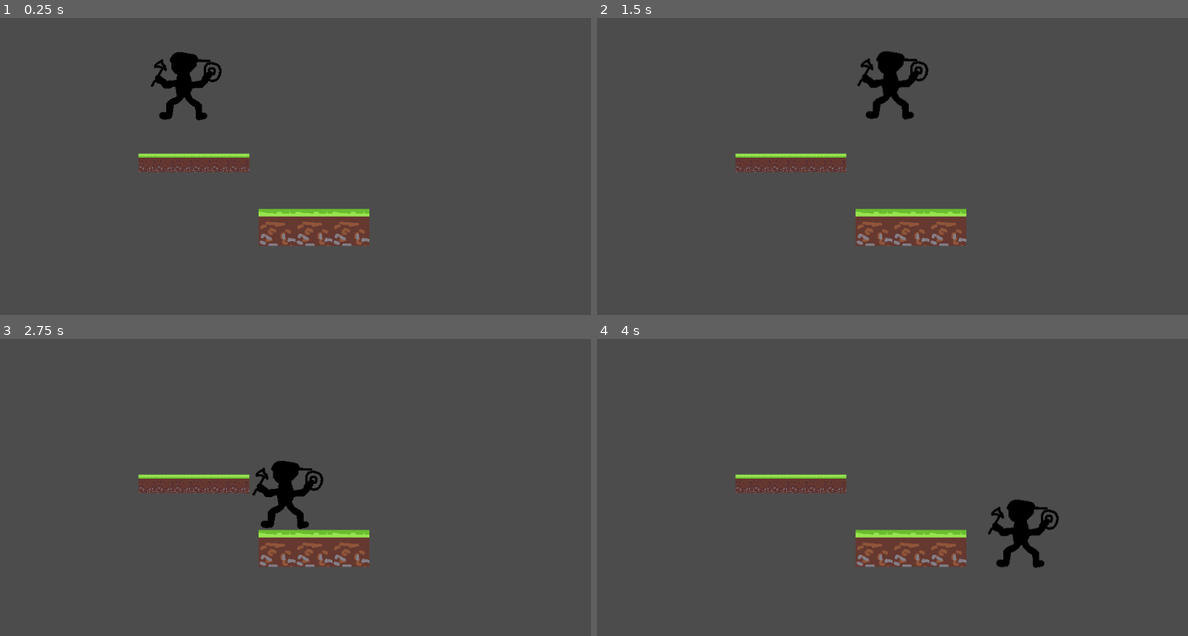
Above: before the commit, frames 1-4 (two rows, left to right).
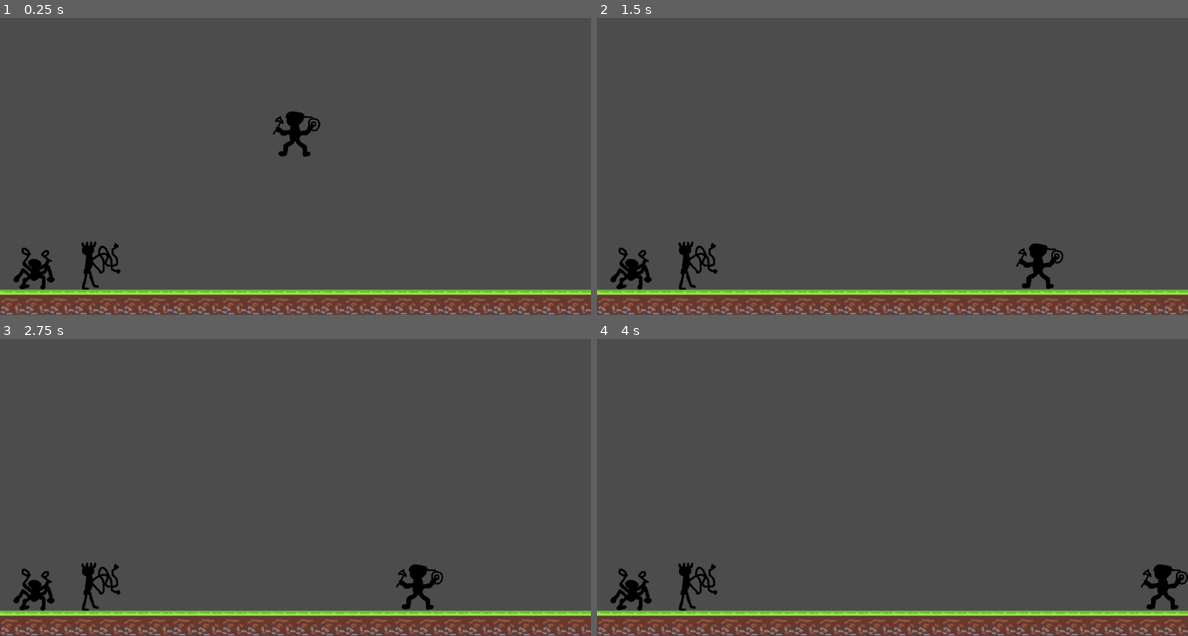
Above: after the commit, the same moments.

Repository: judo347/Project-GatheringPlatform
Game: Godot game, scene res://gamefiles/scenes/World.tscn
The game is run twice, just before and just after one commit, with the same random seed, the same clock (stepped at 60 frames per second) and the same inputs.
Inputs:
- Up to frame 1 (0.25 s): no input
- Up to frame 2 (1.5 s): hold Right (ui_right) from 0.53 s (still down); tap Z (ui_action, bound only after the commit) at 0.6, 1.35 s; tap Up (ui_up) at 0.77 s
- Up to frame 3 (2.75 s): tap Up (ui_up) at 1.52 s; release Right (ui_right) at 2.03 s; hold Left (ui_left) from 2.03 s (still down); tap Z (ui_action, bound only after the commit) at 2.1 s
- Up to frame 4 (4 s): release Left (ui_left) at 2.78 s; hold Right (ui_right) from 2.78 s (still down); tap Z (ui_action, bound only after the commit) at 2.85, 3.6 s; tap Up (ui_up) at 3.02, 3.77 s

The runs differ from the first frame. In frame 1, 14% of the frame differs, in the area x 0-100%, y 11-100%; in frame 2, 14%; in frame 3, 14%; in frame 4, 14%.

Commit message:
Basic character selection is done.

Diff:
--- a/Project-Gathering Platform/gamefiles/scenes/World.tscn
+++ b/Project-Gathering Platform/gamefiles/scenes/World.tscn
@@ -1,24 +1,40 @@
-[gd_scene load_steps=8 format=2]
+[gd_scene load_steps=12 format=2]
 
 [ext_resource path="res://gamefiles/scripts/playerKinematicBody.gd" type="Script" id=1]
 [ext_resource path="res://resources/01/Character001.png" type="Texture" id=2]
-[ext_resource path="res://resources/01/Tile001.png" type="Texture" id=3]
-[ext_resource path="res://resources/01/Tile002.png" type="Texture" id=4]
+[ext_resource path="res://resources/01/Tile002.png" type="Texture" id=3]
+[ext_resource path="res://gamefiles/scripts/CharacterSelectionManager.gd" type="Script" id=4]
+[ext_resource path="res://resources/01/Character002.png" type="Texture" id=5]
+[ext_resource path="res://resources/01/Character003.png" type="Texture" id=6]
 
 [sub_resource type="RectangleShape2D" id=2]
 extents = Vector2( 4, 4 )
 
-[sub_resource type="RectangleShape2D" id=1]
-extents = Vector2( 96, 16 )
-
-[sub_resource type="RectangleShape2D" id=3]
-extents = Vector2( 96, 32 )
+[sub_resource type="RectangleShape2D" id=5]
+extents = Vector2( 832, 32 )
+
+[sub_resource type="RectangleShape2D" id=4]
+extents = Vector2( 32, 448 )
+
+[sub_resource type="RectangleShape2D" id=6]
+extents = Vector2( 768, 32 )
+
+[sub_resource type="RectangleShape2D" id=7]
+extents = Vector2( 32, 32 )
 
 [node name="World" type="Node"]
 
+[node name="Camera2D" type="Camera2D" parent="."]
+current = true
+zoom = Vector2( 1.5, 1.5 )
+
 [node name="Player" type="KinematicBody2D" parent="."]
-position = Vector2( 320, 160 )
+editor/display_folded = true
+position = Vector2( 0, -64 )
 script = ExtResource( 1 )
+__meta__ = {
+"_edit_group_": true
+}
 
 [node name="Sprite" type="Sprite" parent="Player"]
 texture = ExtResource( 2 )
@@ -27,57 +43,190 @@
 scale = Vector2( 16, 16 )
 shape = SubResource( 2 )
 
-[node name="Wall32x32" type="StaticBody2D" parent="."]
-position = Vector2( 320, 352 )
-__meta__ = {
-"_edit_group_": true
-}
-
-[node name="Sprite" type="Sprite" parent="Wall32x32"]
-position = Vector2( 0, -16 )
-texture = ExtResource( 3 )
-
-[node name="Sprite2" type="Sprite" parent="Wall32x32"]
-position = Vector2( 96, -16 )
-texture = ExtResource( 3 )
-
-[node name="Sprite3" type="Sprite" parent="Wall32x32"]
-position = Vector2( 64, -16 )
-texture = ExtResource( 3 )
-
-[node name="Sprite4" type="Sprite" parent="Wall32x32"]
-position = Vector2( -64, -16 )
-texture = ExtResource( 3 )
-
-[node name="Sprite5" type="Sprite" parent="Wall32x32"]
-position = Vector2( -32, -16 )
-texture = ExtResource( 3 )
-
-[node name="Sprite6" type="Sprite" parent="Wall32x32"]
-position = Vector2( 32, -16 )
-texture = ExtResource( 3 )
-
-[node name="CollisionShape2D" type="CollisionShape2D" parent="Wall32x32"]
-position = Vector2( 16, -16 )
-shape = SubResource( 1 )
-
-[node name="Wall64x64" type="StaticBody2D" parent="."]
-position = Vector2( 480, 448 )
-__meta__ = {
-"_edit_group_": true
-}
-
-[node name="Sprite" type="Sprite" parent="Wall64x64"]
-texture = ExtResource( 4 )
-
-[node name="Sprite2" type="Sprite" parent="Wall64x64"]
-position = Vector2( 64, 0 )
-texture = ExtResource( 4 )
-
-[node name="Sprite3" type="Sprite" parent="Wall64x64"]
-position = Vector2( 128, 0 )
-texture = ExtResource( 4 )
-
-[node name="CollisionShape2D" type="CollisionShape2D" parent="Wall64x64"]
-position = Vector2( 64, 0 )
-shape = SubResource( 3 )
+[node name="OutOfBounds" type="Node2D" parent="."]
+editor/display_folded = true
+
+[node name="StaticBody2D" type="StaticBody2D" parent="OutOfBounds"]
+
+[node name="Bottom" type="CollisionShape2D" parent="OutOfBounds/StaticBody2D"]
+position = Vector2( 0, 480 )
+shape = SubResource( 5 )
+
+[node name="Left" type="CollisionShape2D" parent="OutOfBounds/StaticBody2D"]
+position = Vector2( -800, 0 )
+shape = SubResource( 4 )
+
+[node name="Right" type="CollisionShape2D" parent="OutOfBounds/StaticBody2D"]
+position = Vector2( 800, 0 )
+shape = SubResource( 4 )
+
+[node name="Top" type="CollisionShape2D" parent="OutOfBounds/StaticBody2D"]
+position = Vector2( 0, -480 )
+shape = SubResource( 5 )
+
+[node name="Platforms" type="Node2D" parent="."]
+editor/display_folded = true
+
+[node name="Floor" type="StaticBody2D" parent="Platforms"]
+editor/display_folded = true
+position = Vector2( 160, 416 )
+__meta__ = {
+"_edit_group_": true
+}
+
+[node name="Sprite" type="Sprite" parent="Platforms/Floor"]
+position = Vector2( -1215.72, 28.3436 )
+texture = ExtResource( 3 )
+offset = Vector2( 1215.72, -28.3436 )
+
+[node name="Sprite15" type="Sprite" parent="Platforms/Floor"]
+position = Vector2( -1983.72, 28.3436 )
+texture = ExtResource( 3 )
+offset = Vector2( 1215.72, -28.3436 )
+
+[node name="Sprite8" type="Sprite" parent="Platforms/Floor"]
+position = Vector2( -831.724, 28.3436 )
+texture = ExtResource( 3 )
+offset = Vector2( 1215.72, -28.3436 )
+
+[node name="Sprite22" type="Sprite" parent="Platforms/Floor"]
+position = Vector2( -1599.72, 28.3436 )
+texture = ExtResource( 3 )
+offset = Vector2( 1215.72, -28.3436 )
+
+[node name="Sprite4" type="Sprite" parent="Platforms/Floor"]
+position = Vector2( -1023.72, 28.3436 )
+texture = ExtResource( 3 )
+offset = Vector2( 1215.72, -28.3436 )
+
+[node name="Sprite13" type="Sprite" parent="Platforms/Floor"]
+position = Vector2( -1791.72, 28.3436 )
+texture = ExtResource( 3 )
+offset = Vector2( 1215.72, -28.3436 )
+
+[node name="Sprite7" type="Sprite" parent="Platforms/Floor"]
+position = Vector2( -639.724, 28.3436 )
+texture = ExtResource( 3 )
+offset = Vector2( 1215.72, -28.3436 )
+
+[node name="Sprite21" type="Sprite" parent="Platforms/Floor"]
+position = Vector2( -1407.72, 28.3436 )
+texture = ExtResource( 3 )
+offset = Vector2( 1215.72, -28.3436 )
+
+[node name="Sprite2" type="Sprite" parent="Platforms/Floor"]
+position = Vector2( -1279.72, 28.3436 )
+texture = ExtResource( 3 )
+offset = Vector2( 1215.72, -28.3436 )
+
+[node name="Sprite19" type="Sprite" parent="Platforms/Floor"]
+position = Vector2( -2047.72, 28.3436 )
+texture = ExtResource( 3 )
+offset = Vector2( 1215.72, -28.3436 )
+
+[node name="Sprite10" type="Sprite" parent="Platforms/Floor"]
+position = Vector2( -895.724, 28.3436 )
+texture = ExtResource( 3 )
+offset = Vector2( 1215.72, -28.3436 )
+
+[node name="Sprite24" type="Sprite" parent="Platforms/Floor"]
+position = Vector2( -1663.72, 28.3436 )
+texture = ExtResource( 3 )
+offset = Vector2( 1215.72, -28.3436 )
+
+[node name="Sprite6" type="Sprite" parent="Platforms/Floor"]
+position = Vector2( -1087.72, 28.3436 )
+texture = ExtResource( 3 )
+offset = Vector2( 1215.72, -28.3436 )
+
+[node name="Sprite23" type="Sprite" parent="Platforms/Floor"]
+position = Vector2( -1855.72, 28.3436 )
+texture = ExtResource( 3 )
+offset = Vector2( 1215.72, -28.3436 )
+
+[node name="Sprite12" type="Sprite" parent="Platforms/Floor"]
+position = Vector2( -703.724, 28.3436 )
+texture = ExtResource( 3 )
+offset = Vector2( 1215.72, -28.3436 )
+
+[node name="Sprite17" type="Sprite" parent="Platforms/Floor"]
+position = Vector2( -1471.72, 28.3436 )
+texture = ExtResource( 3 )
+offset = Vector2( 1215.72, -28.3436 )
+
+[node name="Sprite3" type="Sprite" parent="Platforms/Floor"]
+position = Vector2( -1343.72, 28.3436 )
+texture = ExtResource( 3 )
+offset = Vector2( 1215.72, -28.3436 )
+
+[node name="Sprite18" type="Sprite" parent="Platforms/Floor"]
+position = Vector2( -2111.72, 28.3436 )
+texture = ExtResource( 3 )
+offset = Vector2( 1215.72, -28.3436 )
+
+[node name="Sprite9" type="Sprite" parent="Platforms/Floor"]
+position = Vector2( -959.724, 28.3436 )
+texture = ExtResource( 3 )
+offset = Vector2( 1215.72, -28.3436 )
+
+[node name="Sprite16" type="Sprite" parent="Platforms/Floor"]
+position = Vector2( -1727.72, 28.3436 )
+texture = ExtResource( 3 )
+offset = Vector2( 1215.72, -28.3436 )
+
+[node name="Sprite5" type="Sprite" parent="Platforms/Floor"]
+position = Vector2( -1151.72, 28.3436 )
+texture = ExtResource( 3 )
+offset = Vector2( 1215.72, -28.3436 )
+
+[node name="Sprite20" type="Sprite" parent="Platforms/Floor"]
+position = Vector2( -1919.72, 28.3436 )
+texture = ExtResource( 3 )
+offset = Vector2( 1215.72, -28.3436 )
+
+[node name="Sprite11" type="Sprite" parent="Platforms/Floor"]
+position = Vector2( -767.724, 28.3436 )
+texture = ExtResource( 3 )
+offset = Vector2( 1215.72, -28.3436 )
+
+[node name="Sprite14" type="Sprite" parent="Platforms/Floor"]
+position = Vector2( -1535.72, 28.3436 )
+texture = ExtResource( 3 )
+offset = Vector2( 1215.72, -28.3436 )
+
+[node name="CollisionShape2D" type="CollisionShape2D" parent="Platforms/Floor"]
+position = Vector2( -160, 0 )
+shape = SubResource( 6 )
+
+[node name="CharacterSelection" type="Node2D" parent="."]
+script = ExtResource( 4 )
+
+[node name="Slot1" type="Area2D" parent="CharacterSelection"]
+position = Vector2( -672, 320 )
+__meta__ = {
+"_edit_group_": true
+}
+
+[node name="CollisionShape2D" type="CollisionShape2D" parent="CharacterSelection/Slot1"]
+scale = Vector2( 2, 2 )
+shape = SubResource( 7 )
+
+[node name="Sprite" type="Sprite" parent="CharacterSelection/Slot1"]
+texture = ExtResource( 5 )
+
+[node name="Slot2" type="Area2D" parent="CharacterSelection"]
+position = Vector2( -512, 320 )
+__meta__ = {
+"_edit_group_": true
+}
+
+[node name="CollisionShape2D" type="CollisionShape2D" parent="CharacterSelection/Slot2"]
+scale = Vector2( 2, 2 )
+shape = SubResource( 7 )
+
+[node name="Sprite" type="Sprite" parent="CharacterSelection/Slot2"]
+texture = ExtResource( 6 )
+[connection signal="body_entered" from="CharacterSelection/Slot1" to="CharacterSelection" method="_on_Area2D_body_entered" binds= [ 1 ]]
+[connection signal="body_exited" from="CharacterSelection/Slot1" to="CharacterSelection" method="_on_Area2D_body_exited" binds= [ 1 ]]
+[connection signal="body_entered" from="CharacterSelection/Slot2" to="CharacterSelection" method="_on_Area2D_body_entered" binds= [ 2 ]]
+[connection signal="body_exited" from="CharacterSelection/Slot2" to="CharacterSelection" method="_on_Area2D_body_exited" binds= [ 2 ]]
--- /dev/null
+++ b/Project-Gathering Platform/gamefiles/scripts/CharacterSelectionManager.gd
@@ -0,0 +1,46 @@
+extends Node2D
+
+# Declare member variables here. Examples:
+# var a = 2
+# var b = "text"
+
+var isPlayerCollidingWithCharSlot_one = false
+var isPlayerCollidingWithCharSlot_two = false
+
+# Called when the node enters the scene tree for the first time.
+func _ready():
+	pass # Replace with function body.
+
+# Called every frame. 'delta' is the elapsed time since the previous frame.
+#func _process(delta):
+#	pass
+
+
+func _on_Area2D_body_entered(body, extra_arg_0):
+
+	# TODO Check if the body is the player, else pass
+	if !(get_parent().get_node("Player") == body):
+		return
+
+	print("Colliding with: ", extra_arg_0)
+
+	if extra_arg_0 == 1:
+		isPlayerCollidingWithCharSlot_one = true
+
+	if extra_arg_0 == 2:
+		isPlayerCollidingWithCharSlot_two = true
+
+
+func _on_Area2D_body_exited(body, extra_arg_0):
+
+	# TODO Check if the body is the player, else pass
+	if !(get_parent().get_node("Player") == body):
+		return
+
+	print("Colliding: exited: ", extra_arg_0)
+
+	if extra_arg_0 == 1:
+		isPlayerCollidingWithCharSlot_one = false
+
+	if extra_arg_0 == 2:
+		isPlayerCollidingWithCharSlot_two = false
--- a/Project-Gathering Platform/gamefiles/scripts/playerKinematicBody.gd
+++ b/Project-Gathering Platform/gamefiles/scripts/playerKinematicBody.gd
@@ -2,13 +2,24 @@
 
 const UP = Vector2(0, -1)
 const GRAVITY_ACC = 20
-const MOVEMENTSPEED = 200
+const MOVEMENTSPEED = 400
 const JUMP_HEIGHT = -500
 
 var motion = Vector2()
 
+# Called when the node enters the scene tree for the first time.
+func _ready():
+
+	pass # Replace with function body.
+
+
 # Called every frame. 'delta' is the elapsed time since the previous frame.
 func _physics_process(delta):
+
+	# Trigger character selection check and action
+	if Input.is_action_just_pressed("ui_action"):
+		_select_character()
+
 
 	motion.y += GRAVITY_ACC
 
@@ -21,9 +32,32 @@
 
 
 	if is_on_floor():
-		print("On floor.")
+		# print("On floor.")
 		if Input.is_action_just_pressed("ui_up"):
 				motion.y = JUMP_HEIGHT
 
 	motion = move_and_slide(motion, UP)
+
 	pass
+
+func _select_character():
+
+	var isCollidingCharOne = get_parent().get_node("CharacterSelection").isPlayerCollidingWithCharSlot_one
+	var isCollidingCharTwo = get_parent().get_node("CharacterSelection").isPlayerCollidingWithCharSlot_two
+
+	if isCollidingCharOne:
+		# Change the current character to character one
+		_swap_sprites(get_node("Sprite"), get_parent().get_node("CharacterSelection/Slot1").get_node("Sprite"))
+	elif isCollidingCharTwo:
+		# Change the current character to character two
+		_swap_sprites(get_node("Sprite"), get_parent().get_node("CharacterSelection/Slot2").get_node("Sprite"))
+
+	pass
+
+func _swap_sprites(one, two):
+	var tempTexture = one.texture
+
+	one.texture = two.texture
+	two.texture = tempTexture
+
+	pass
--- a/Project-Gathering Platform/project.godot
+++ b/Project-Gathering Platform/project.godot
@@ -19,6 +19,14 @@
 run/main_scene="res://gamefiles/scenes/World.tscn"
 config/icon="res://icon.png"
 
+[input]
+
+ui_action={
+"deadzone": 0.5,
+"events": [ Object(InputEventKey,"resource_local_to_scene":false,"resource_name":"","device":0,"alt":false,"shift":false,"control":false,"meta":false,"command":false,"pressed":false,"scancode":90,"unicode":0,"echo":false,"script":null)
+ ]
+}
+
 [rendering]
 
 environment/default_environment="res://default_env.tres"
Binary file added: Project-Gathering Platform/resources/01/Character002.png
Not shown, added: Project-Gathering Platform/resources/01/Character002.png.import
Binary file added: Project-Gathering Platform/resources/01/Character003.png
Not shown, added: Project-Gathering Platform/resources/01/Character003.png.import
Not shown, added: RawAssets/FirstVersion/Character002.aseprite
Not shown, added: RawAssets/FirstVersion/Character002.png
Not shown, added: RawAssets/FirstVersion/Character003.aseprite
Not shown, added: RawAssets/FirstVersion/Character003.png
